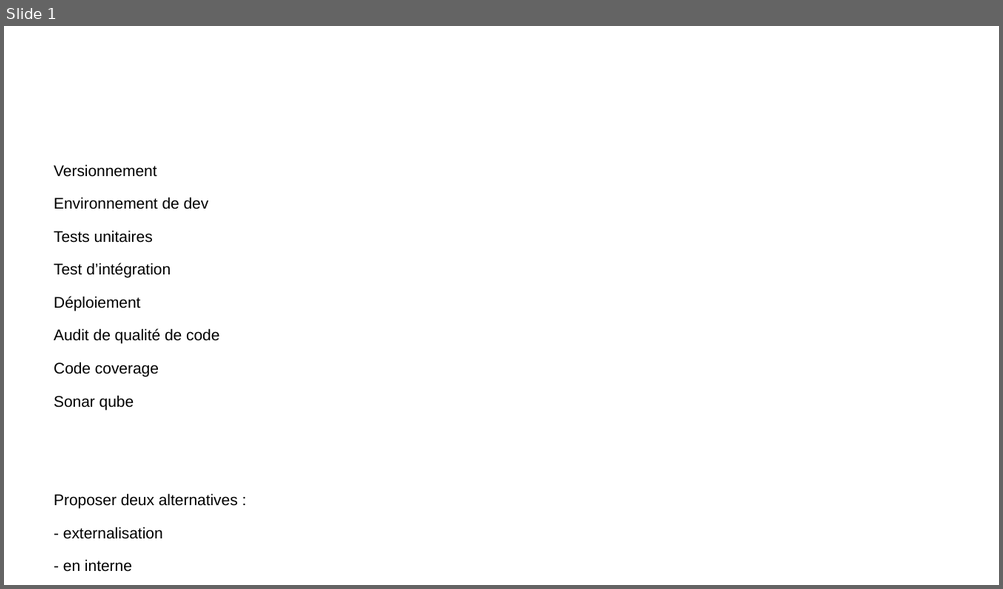
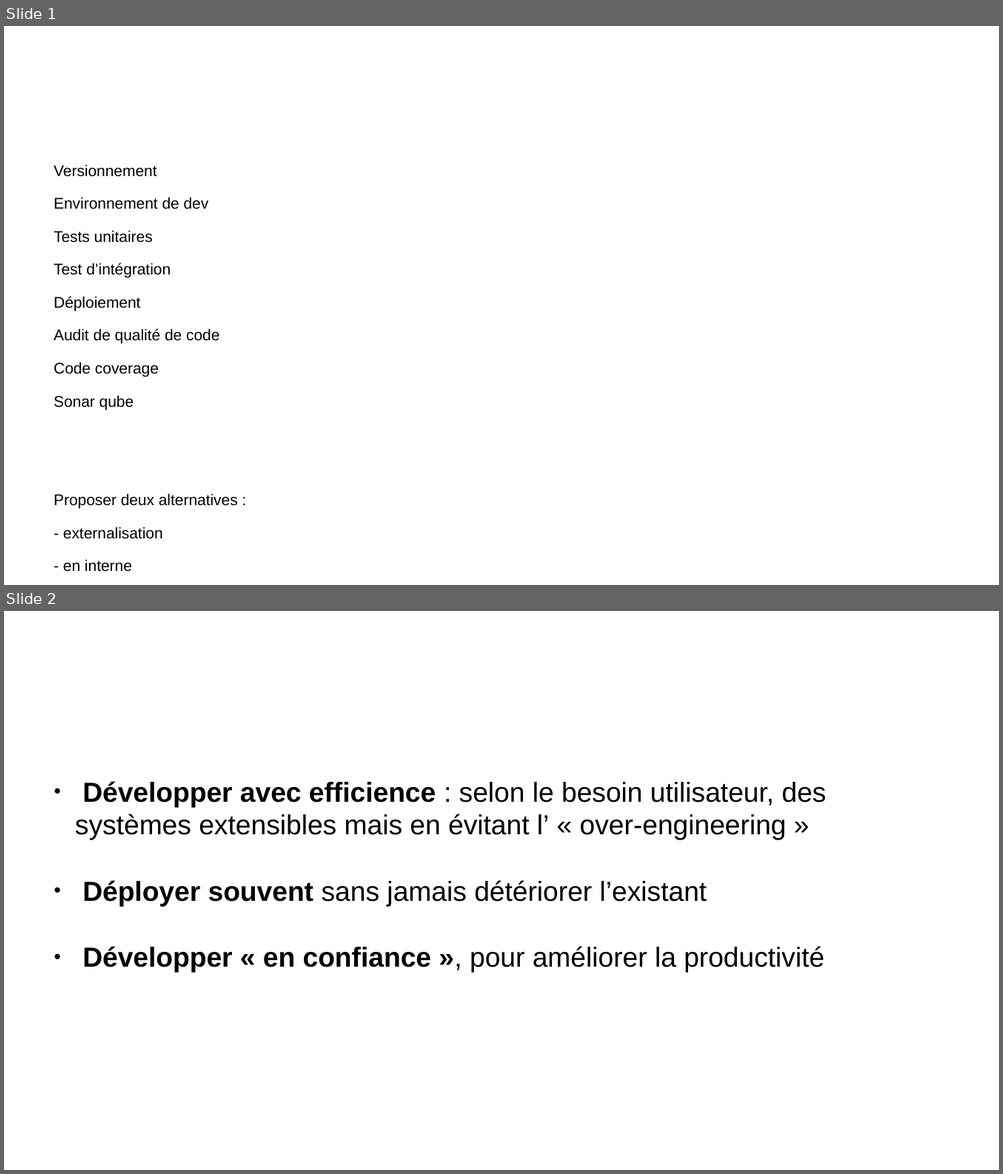
Before and after one commit to remipassmoilesel/ci-cd-plan, a slide deck: ci-cd-plan.odp. Shown one above the other, each under a label of ours: slide 1 before the commit, slides 1 and 2 after it. The pictures are 1003x589 and 1003x1174 pixels, drawn with LibreOffice and Linux fonts; fonts in the diff are those of the drawing; background and template pictures are left out. Boxes give left, top, right and bottom in pixels: in the first picture for what was removed or moved away, otherwise in the second. Text is boxed around its words. In the diff, an @@ line names an element or a change of style, - is before the commit and + after.

```diff
--- a/ci-cd-plan.odp
+++ b/ci-cd-plan.odp
@@ slide 2 added at [4,611,999,1170], background #FFFFFF @@
@@ title added at [54,632,747,725], 35.7 pt, text #FFFFFF @@
+Objectifs
@@ subtitle added at [75,781,826,973], 22 pt, text #000000 @@
+● Développer avec efficience : selon le besoin utilisateur, des systèmes extensibles mais en évitant l’ « over-engineering »
+● Déployer souvent sans jamais détériorer l’existant
+● Développer « en confiance », pour améliorer la productivité
```
Also in this commit, not shown: 6 slides changed, 8 other slides added.
